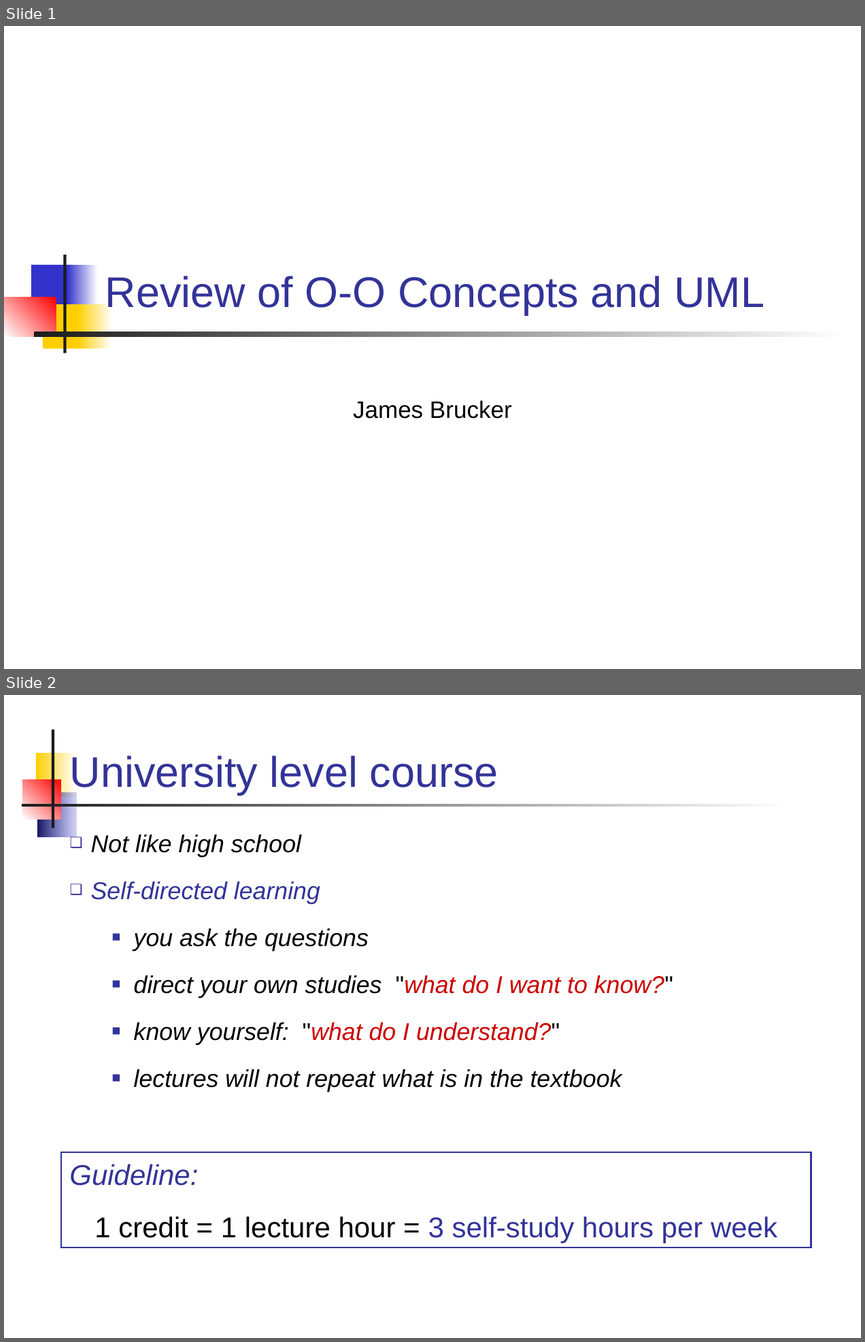
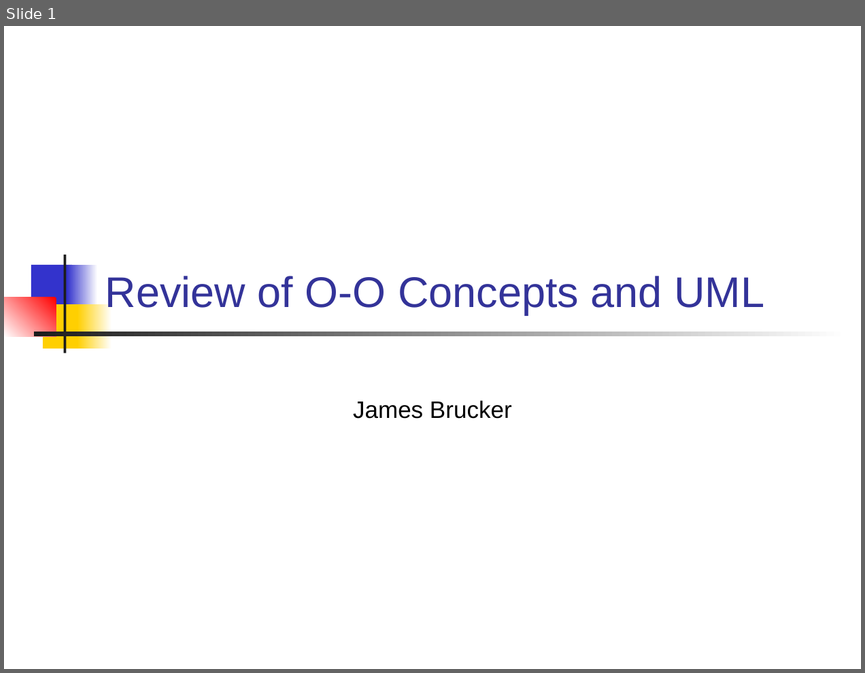
Before and after one commit to skeoop/skeoop.github.io, a slide deck: week3/R1-Review-OO-Concepts.ppt. Shown one above the other, each under a label of ours: slides 1 and 2 before the commit, slide 1 after it. The pictures are 865x1342 and 865x673 pixels, drawn with LibreOffice and Linux fonts; fonts in the diff are those of the drawing. Boxes give left, top, right and bottom in pixels: in the first picture for what was removed or moved away, otherwise in the second. Text is boxed around its words. In the diff, an @@ line names an element or a change of style, - is before the commit and + after.

```diff
--- a/week3/R1-Review-OO-Concepts.ppt
+++ b/week3/R1-Review-OO-Concepts.ppt
@@ slide 2 removed at [4,695,861,1338], background #FFFFFF @@
@@ rectangle removed at [52,729,54,828] @@
@@ rectangle removed at [36,752,76,797] @@
@@ title removed at [70,756,498,795] @@
-University level course
@@ rectangle removed at [23,780,61,819] @@
@@ rectangle removed at [37,793,76,837] @@
@@ rectangle removed at [22,804,792,807] @@
@@ text removed at [91,834,673,1091] @@
-❑ Not like high school
-❑ Self-directed learning
-  ■ you ask the questions
-  ■ direct your own studies "what do I want to know?"
-  ■ know yourself: "what do I understand?"
-  ■ lectures will not repeat what is in the textbook
@@ rectangle removed at [61,1152,811,1246] @@
-Guideline:
-1 credit = 1 lecture hour = 3 self-study hours per week
```
Also in this commit, not shown: 70 slides changed, 2 other slides removed, 1 other file.
